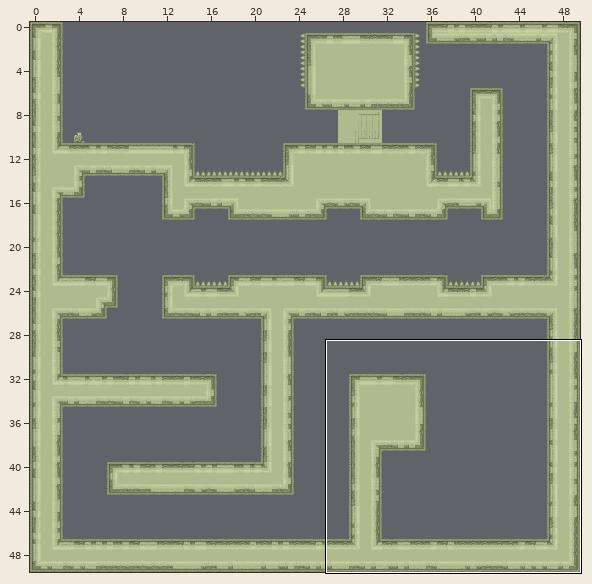
An edit to a level. Tiled map, SuperLemonadeFactory1989/SuperLemonadeFactory1989/Lemonade/levels/slf2/factory/factory_level1.tmx. The first picture is a wide view before the edit; the outline marks the close-up.
Close-up. Before the commit:
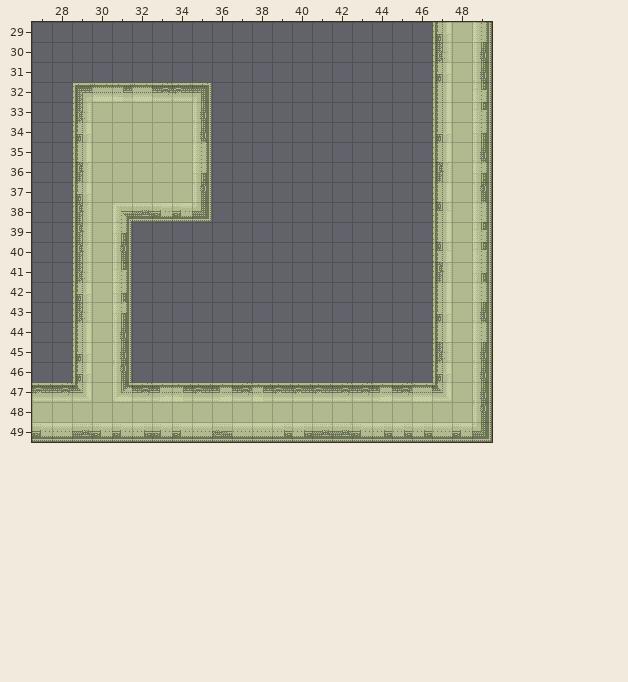
Cells are 20x20 px. Shown: x 27..49, y 29..49. The commit also changed other parts of the map, which this record leaves out.
After:
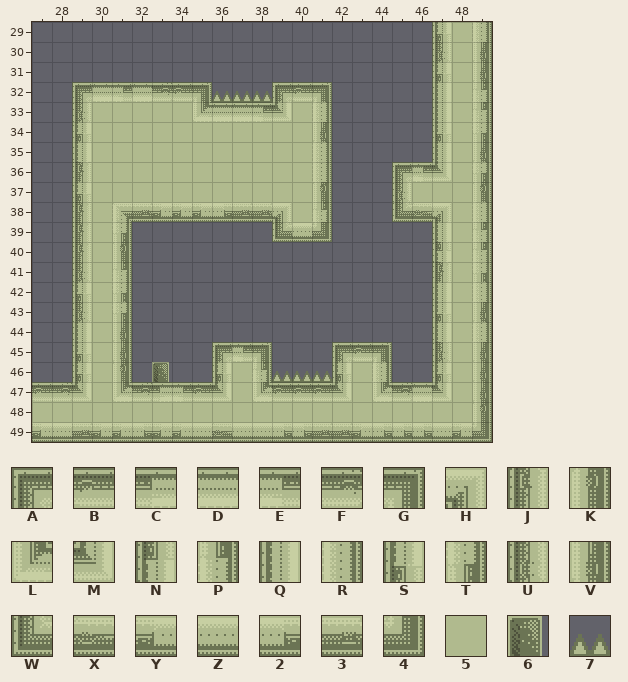
Key: from "tiles_sydney": A 8, B 9, C 10, D 11, E 12, F 13, G 14, H 16, J 28, K 34, L 35, M 36, N 48, P 54, Q 68, R 74, S 88, T 94, U 108, V 114, W 128, X 129, Y 130, Z 131, 2 132, 3 133, 4 134, 5 194, 6 386, 7 390.
_ is an empty cell.
Difference:
{"where": "layer \"bg\""}
{"y":32,"x":36,"old":"______","new":"777ABG"}
{"y":33,"x":35,"old":"V______","new":"LDDEM5R"}
{"y":34,"x":35,"old":"V______","new":"555555V"}
{"y":35,"x":35,"old":"R______","new":"555555R"}
{"y":36,"x":35,"old":"T______","new":"555555R"}
{"y":36,"x":45,"old":"__J","new":"AEM"}
{"y":37,"x":35,"old":"K______","new":"555555K"}
{"y":37,"x":45,"old":"__Q","new":"U55"}
{"y":38,"x":35,"old":"4______","new":"Y233H5P"}
{"y":38,"x":45,"old":"__N","new":"WXH"}
{"y":39,"x":39,"old":"___","new":"WZ4"}
{"y":45,"x":36,"old":"___","new":"AEG"}
{"y":45,"x":42,"old":"___","new":"ABG"}
{"y":46,"x":33,"old":"_","new":"6"}
{"y":46,"x":36,"old":"_________","new":"S5P777S5R"}
{"y":47,"x":36,"old":"CFE","new":"M5L"}
{"y":47,"x":42,"old":"FFC","new":"M5L"}
